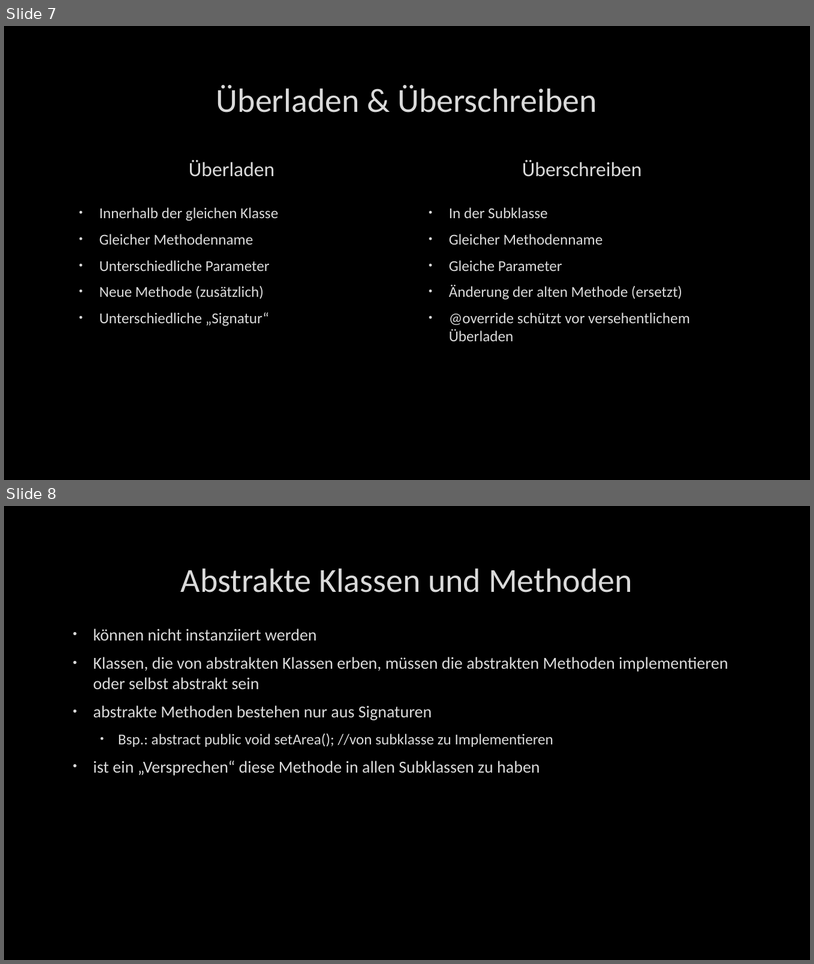
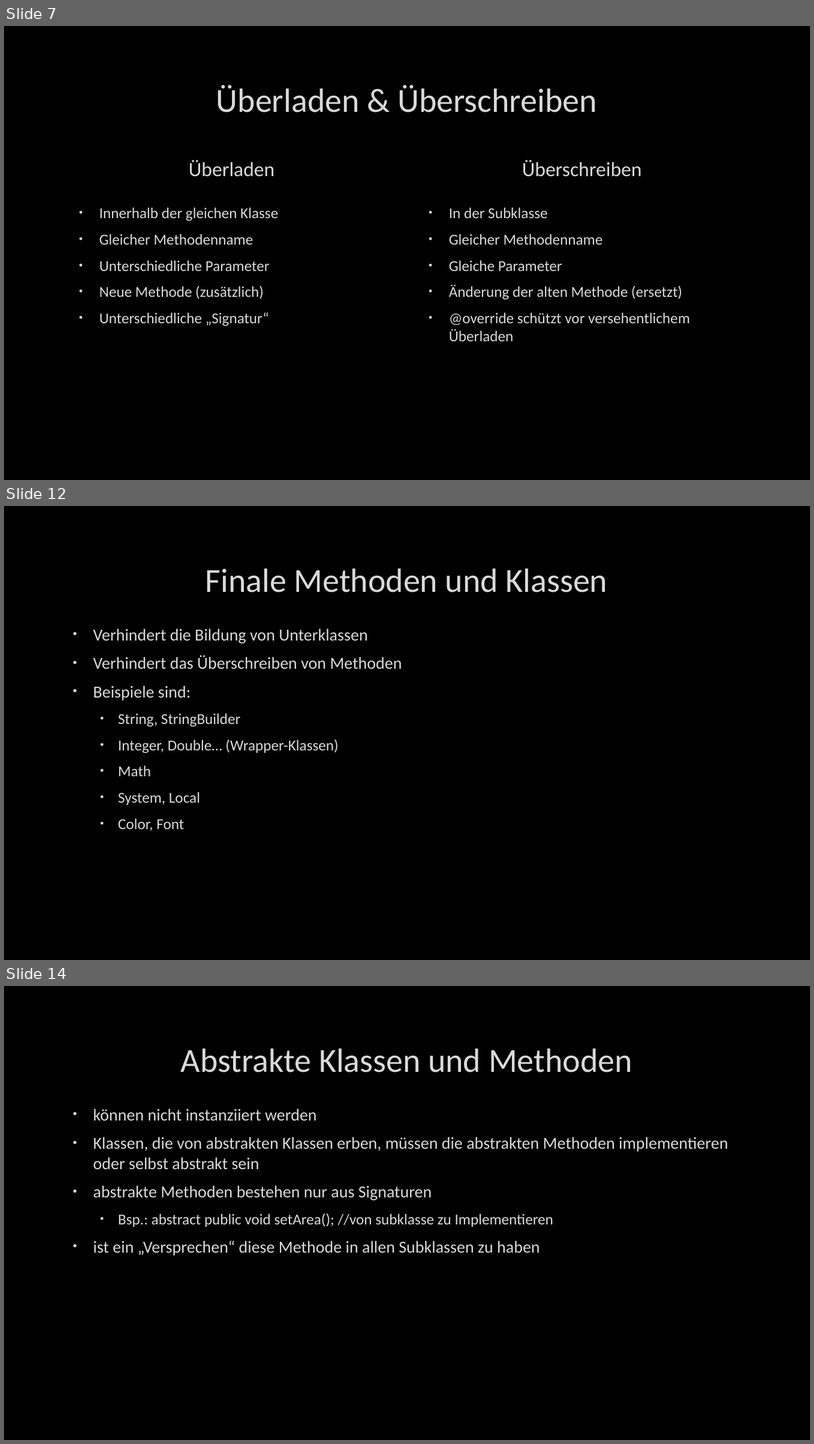
Before and after one commit to lenzge/wgplaner, a slide deck: Nachdenkzettel/03_Vererbung_präsi.pptx. Shown one above the other, each under a label of ours: slides 7 and 8 before the commit, slides 7, 12 and 14 after it; the slides between them are not shown. The pictures are 814x964 and 814x1444 pixels, drawn with LibreOffice and Linux fonts; fonts in the diff are those of the drawing; background and template pictures are left out. Boxes give left, top, right and bottom in pixels: in the first picture for what was removed or moved away, otherwise in the second. Text is boxed around its words. In the diff, an @@ line names an element or a change of style, - is before the commit and + after.

```diff
--- a/Nachdenkzettel/03_Vererbung_präsi.pptx
+++ b/Nachdenkzettel/03_Vererbung_präsi.pptx
@@ slide 12 added at (4, 506, 810, 960), background picture (left out) @@
@@ title added at (206, 568, 608, 592), 40 pt, text #DADADA @@
+Finale Methoden und Klassen
@@ text added at (93, 628, 402, 831), 20 pt, text #DADADA @@
+• Verhindert die Bildung von Unterklassen
+• Verhindert das Überschreiben von Methoden
+• Beispiele sind:
+  • String, StringBuilder
+  • Integer, Double… (Wrapper-Klassen)
+  • Math
+  • System, Local
+  • Color, Font
@@ what was slide 8 is now slide 14 @@
```
Also in this commit, not shown: 1 slide changed, 5 other slides added.
